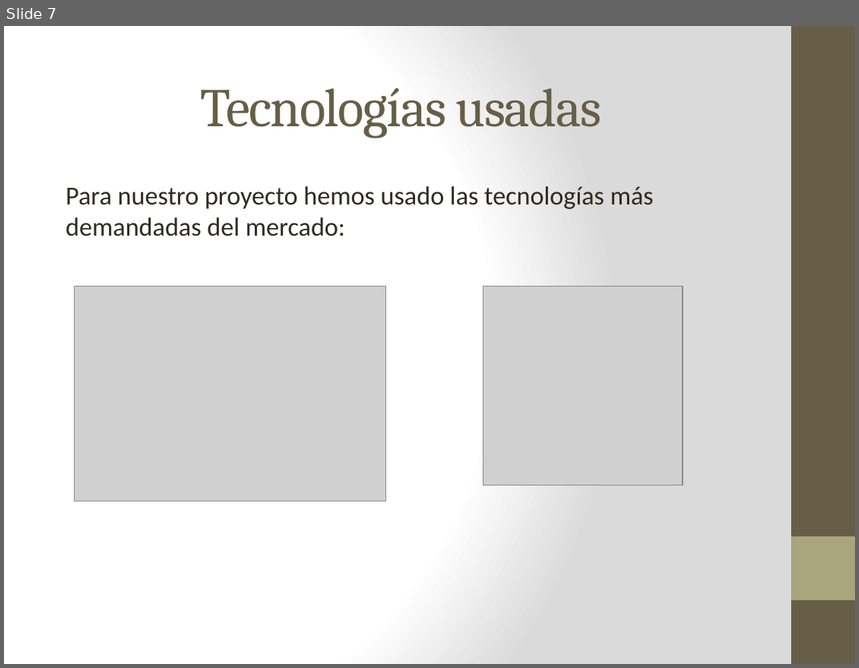
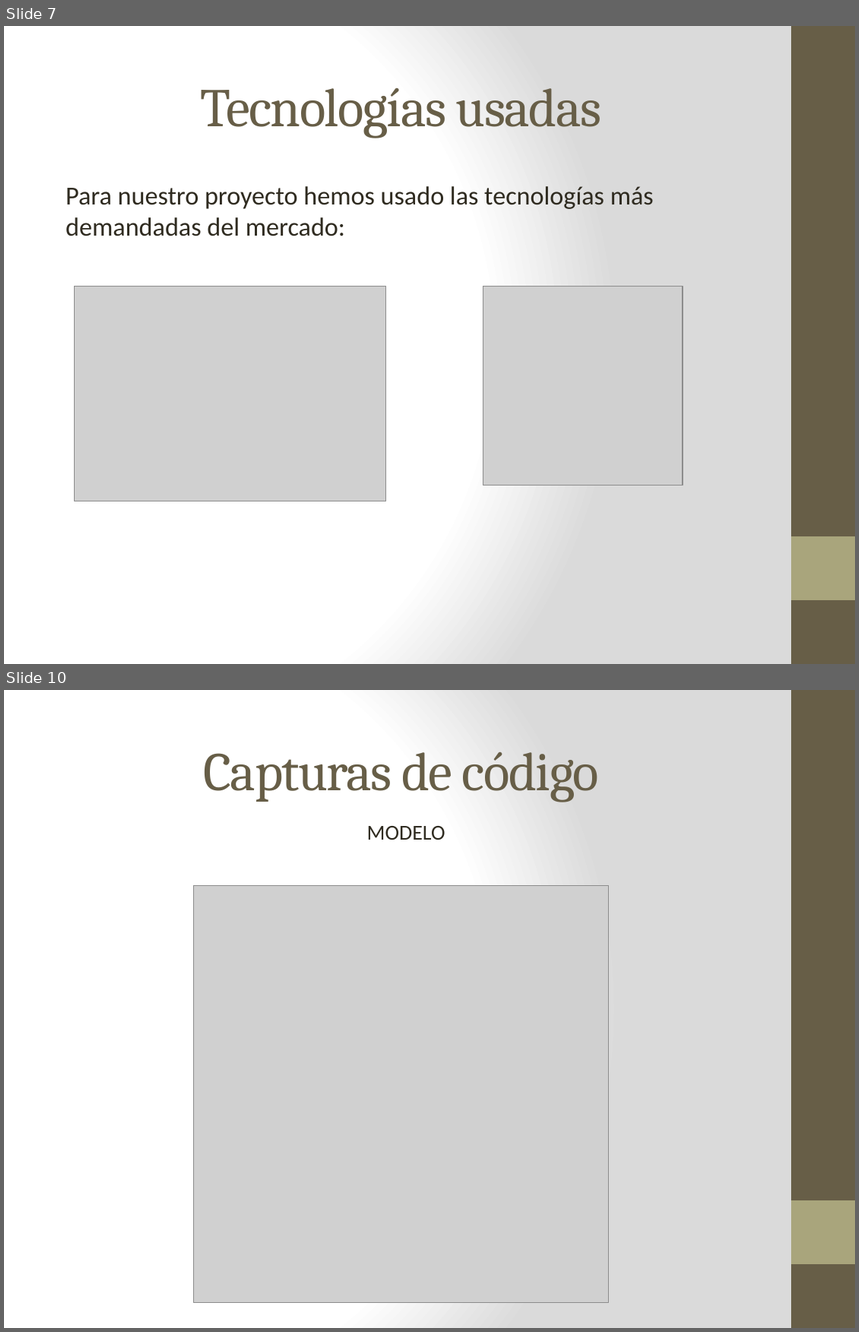
Before and after one commit to diegoozky/TFG, a slide deck: TFG-FIVE STAR.pptx. Shown one above the other, each under a label of ours: slide 7 before the commit, slides 7 and 10 after it; the slides between them are not shown. The pictures are 859x668 and 859x1332 pixels, drawn with LibreOffice and Linux fonts; fonts in the diff are those of the drawing; grey boxes stand for pictures. Boxes give left, top, right and bottom in pixels: in the first picture for what was removed or moved away, otherwise in the second. Text is boxed around its words. In the diff, an @@ line names an element or a change of style, - is before the commit and + after.

```diff
--- a/TFG-FIVE STAR.pptx
+++ b/TFG-FIVE STAR.pptx
@@ slide 10 added at [4, 690, 855, 1328], background gradient #FFFFFF to #DADADA; not listed: 2 template elements that a slide beside it also shows @@
@@ title added at [203, 752, 599, 802], 46 pt, text #675E47 @@
+Capturas de código
@@ text added at [367, 826, 446, 840], 18 pt, text #2F2B20 @@
+MODELO
@@ picture added at [194, 886, 609, 1303] @@
```
Also in this commit, not shown: 1 slide changed, 20 other slides added, 27 other files.
